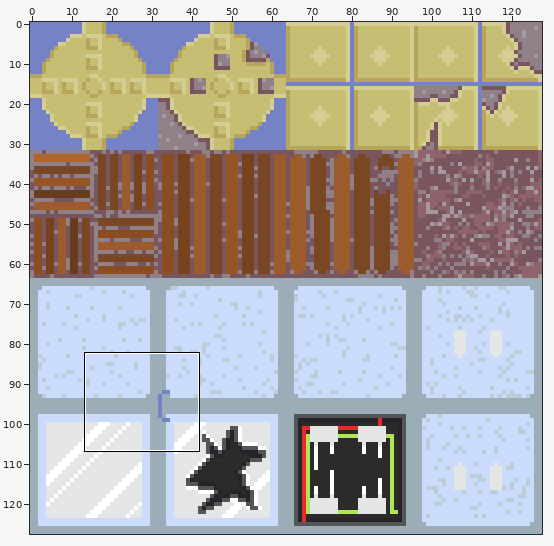
Two states of a sprite sheet, 3D Pixel art/Wall Set/FloorTiles_RoofTilesAlbedo.png. Above: a wide view before the commit, with the close-up outlined.
Close-up. First the earlier version:
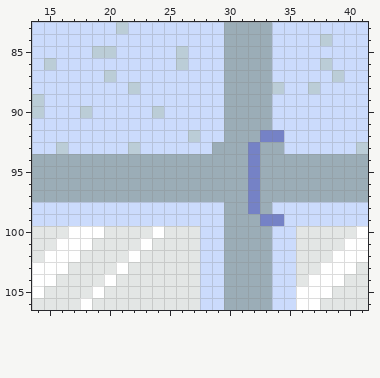
The file is 128x128 pixels. Shown: x 14..41, y 83..106.
The result:
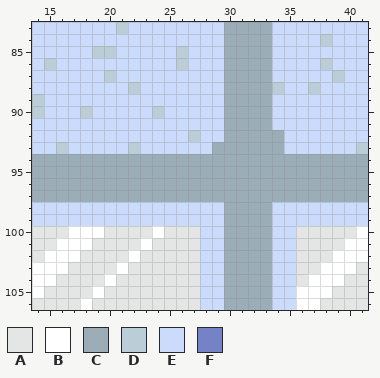
Palette (. is transparent): A #e3e6e5  B #ffffff  C #9badb7  D #bbcdd7  E #cbdbfc  F #7582c6
Changes in this commit:
Colour C replaces colour F in row 92 at x 33 to 34; in rows 93 to 98 at x 32; in row 99 at x 33.
Colour E replaces colour F in row 99 at x 34.
